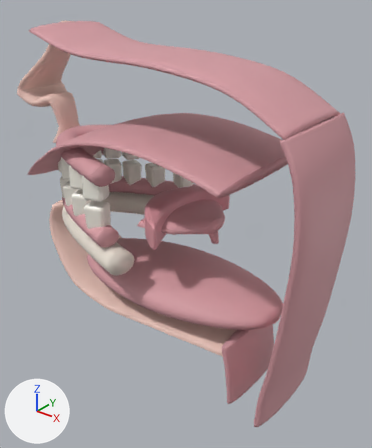
One commit to the glTF model tools/boca3d_demo/cara.glb: the scene before it, then after it.
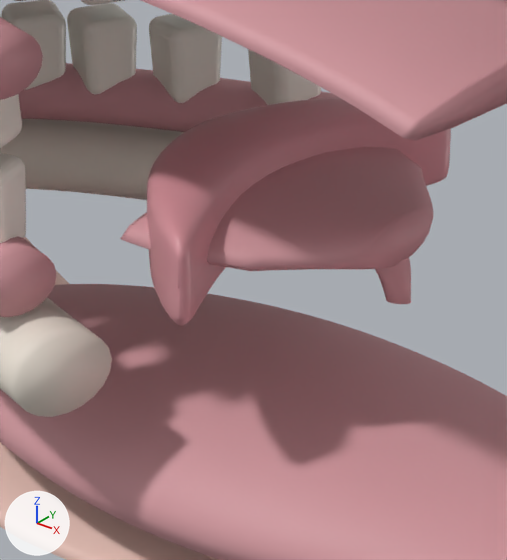
There are two pictures of each version: one whole from a camera (50 mm lens) standing at (5.95, -6.92, 4.09) and looking at (0.28, 0.16, -0.31), one close up on the part from 28% to 66% of the width and 35% to 70% of the height. Every picture has the same lights, and +X, +Y and +Z are marked at lower left. The older version's two pictures come first. Vertices at exactly the same position are counted once.

In view in the first close-up: 'diente_inf_01', 'diente_inf_02', 'diente_inf_03', 'encia_inferior', 'encia_superior', 'labio_inferior', 'labio_superior', 'mandibula_modelada', 'menton', 'paladar_modelado', 'suelo_boca', 'velo_modelado' and 5 more.
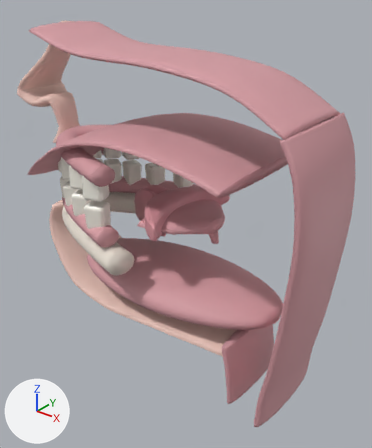
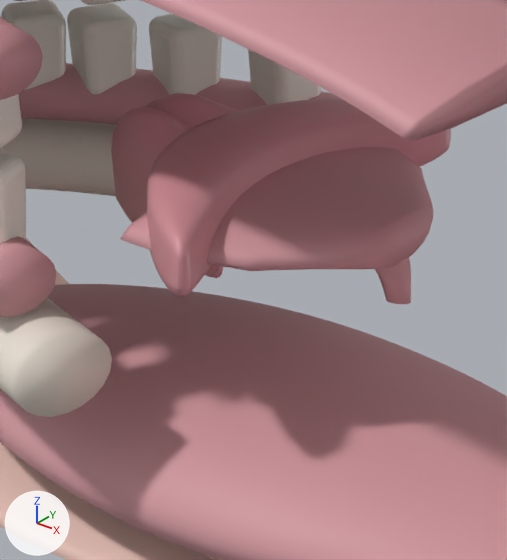
The newer file adds a shape key; the second version is drawn at full value of the shape key 'fruncir' of 'labio_superior', and the change is written as the vertex moves it makes.

The edits, one by one:
me_labio_superior is used by ob_labio_superior; location (0.0, 0.0, 0.0).
me_labio_superior had 1300 vertices, 2596 faces and spanned x -0.3..0.64, y -1.15..1.15, z -0.3..0.28.
me_labio_superior now has 1300 vertices, 2596 faces and spans x -0.86..0.39, y -0.57..0.57, z -0.36..0.33.
me_labio_superior part 1: 1300 of 1300 vertices moved; they spanned x -0.3..0.64, y -1.15..1.15, z -0.3..0.28 and now span x -0.86..0.39, y -0.57..0.57, z -0.36..0.33; mean shift (-0.41, 0.0, -0.01).

Changed parts and their boxes [x1, y1, x2, y2] in the close-ups (507 x 560 px):
'labio_superior', reshaped: before [149, 144, 450, 326]; after [111, 93, 240, 278]
